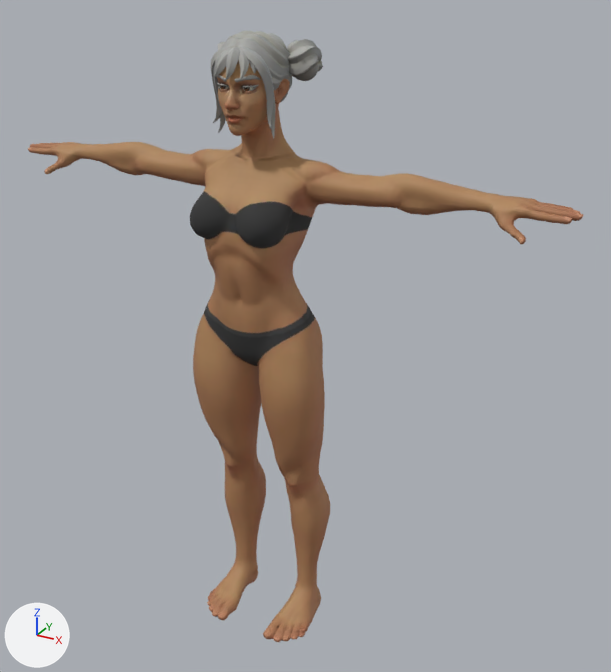
The glTF model public/models/athlete-female.glb: old version first, new version second.
Camera for both pictures: a camera (50 mm lens) standing at (1.177, -1.855, 1.929) and looking at (0.101, 0.1, 0.951). The lights are fixed; the arrows at lower left show +X, +Y and +Z. The picture after the commit comes second. Vertices at exactly the same position are counted once.

Names of what the first picture shows: 'Eyebrows', 'Hair_Buns', 'Superhero_Female' and 1 more.
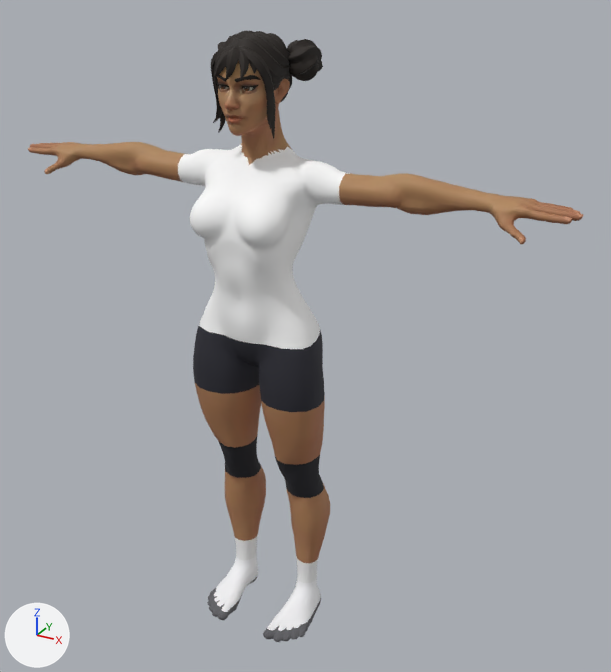
Pixel boxes (x1, y1, x2, y2) of what changed, in the pictures (611 x 672 px):
'Superhero_Female', recoloured: (172, 61, 352, 642) in both
'Hair_Buns', recoloured (grey to black): (210, 31, 323, 139) in both
'Eyebrows', recoloured (darker): (217, 75, 261, 91) in both
part 2 of me_superhero_female, reshaped: before (216, 549, 321, 634); after (211, 529, 321, 635)
part 3 of me_superhero_female, reshaped: before (196, 320, 320, 471); after (193, 320, 326, 504)
part 4 of me_superhero_female, added: after (335, 172, 356, 205)
part 5 of me_superhero_female, added: after (173, 153, 191, 183)
part 6 of me_superhero_female, recoloured (brown to white): (181, 144, 342, 345) in both
part 7 of me_superhero_female, recoloured (brown to white): (215, 557, 321, 629) in both
part 8 of me_superhero_female, recoloured (brown to black): (218, 441, 321, 497) in both
part 9 of me_superhero_female, recoloured (brown to dark grey): (193, 335, 325, 401) in both
part 10 of me_superhero_female, recoloured: (207, 582, 312, 642) in both
part 11 of me_superhero_female, recoloured: (236, 544, 317, 581) in both

Patch to the scene script:
```diff
--- a/public/models/athlete-female.glb.py
+++ b/public/models/athlete-female.glb.py
@@ mat_mi_hair_2 @@
 n2 = _N.new('ShaderNodeMix'); n2.name = 'Mix'
 n2.inputs[0].default_value = 1.0  # 'Factor'
-n3 = _N.new('ShaderNodeVertexColor'); n3.name = 'Color Attribute'
+n2.inputs[7].default_value = (0.035, 0.02, 0.012, 1.0)  # 'B', brown #35271d
 n4 = _N.new('ShaderNodeTexImage'); n4.name = 'Image Texture'
@@ mat_mi_hair_2 @@
 _L.new(n2.outputs[2], n0.inputs[0])  # 'Result' to 'Base Color'
-_L.new(n3.outputs[0], n2.inputs[7])  # 'Color' to 'B'
 _L.new(n4.outputs[0], n2.inputs[6])  # 'Color' to 'A'
@@ mat_mi_superhero_female @@
 n1 = _N.new('ShaderNodeOutputMaterial'); n1.name = 'Material Output'
-n2 = _N.new('ShaderNodeMix'); n2.name = 'Mix'
-n2.data_type = 'RGBA'
-n2.blend_type = 'MULTIPLY'
-n2.inputs[0].default_value = 1.0  # 'Factor'
-n3 = _N.new('ShaderNodeVertexColor'); n3.name = 'Color Attribute'
 n4 = _N.new('ShaderNodeTexImage'); n4.name = 'Image Texture'
@@ mat_mi_superhero_female @@
 n0 = _N.new('ShaderNodeBsdfPrincipled'); n0.name = 'Principled BSDF'
 _L.new(n0.outputs[0], n1.inputs[0])  # 'BSDF' to 'Surface'
-_L.new(n2.outputs[2], n0.inputs[0])  # 'Result' to 'Base Color'
-_L.new(n3.outputs[0], n2.inputs[7])  # 'Color' to 'B'
-_L.new(n4.outputs[0], n2.inputs[6])  # 'Color' to 'A'
 _L.new(n5.outputs[0], n0.inputs[1])  # 'Value' to 'Metallic'
@@ mat_mi_superhero_female @@
 _L.new(n9.outputs[0], n8.inputs[1])  # 'Color' to 'Color'
+_L.new(n4.outputs[0], n0.inputs[0])  # 'Color' to 'Base Color'
@@ mat_mi_hair_2_001 @@
 n1 = _N.new('ShaderNodeOutputMaterial'); n1.name = 'Material Output'
+n5 = _N.new('ShaderNodeMix'); n5.name = 'Mix'
+n5.data_type = 'RGBA'
+n5.blend_type = 'MULTIPLY'
+n5.inputs[0].default_value = 1.0  # 'Factor'
+n5.inputs[7].default_value = (0.035, 0.02, 0.012, 1.0)  # 'B', brown #35271d
 n2 = _N.new('ShaderNodeTexImage'); n2.name = 'Image Texture'
@@ mat_mi_hair_2_001 @@
 n0 = _N.new('ShaderNodeBsdfPrincipled'); n0.name = 'Principled BSDF'
 _L.new(n0.outputs[0], n1.inputs[0])  # 'BSDF' to 'Surface'
-_L.new(n2.outputs[0], n0.inputs[0])  # 'Color' to 'Base Color'
 _L.new(n3.outputs[0], n0.inputs[5])  # 'Normal' to 'Normal'
 _L.new(n4.outputs[0], n3.inputs[1])  # 'Color' to 'Color'
+_L.new(n5.outputs[2], n0.inputs[0])  # 'Result' to 'Base Color'
+_L.new(n2.outputs[0], n5.inputs[6])  # 'Color' to 'A'
@@ mat_kneepad @@
+mat_kneepad = principled_material('KneePad')
+mat_kneepad.base_color = (0.015, 0.015, 0.02)  # black #212127
+mat_kneepad.roughness = 0.9
@@ mat_sock @@
+mat_sock = principled_material('Sock')
+mat_sock.base_color = (0.85, 0.85, 0.85)  # white #ededed
+mat_sock.roughness = 0.9
@@ mat_shoe @@
+mat_shoe = principled_material('Shoe')
+mat_shoe.base_color = (0.9, 0.9, 0.92)  # white #f3f3f6
+mat_shoe.roughness = 0.6
@@ mat_jersey @@
+mat_jersey = principled_material('Jersey')
+mat_jersey.base_color = (1.0, 1.0, 1.0)  # white #ffffff
+mat_jersey.roughness = 0.75
@@ mat_shorts @@
+mat_shorts = principled_material('Shorts')
+mat_shorts.base_color = (0.02, 0.02, 0.03)  # dark grey #272730
+mat_shorts.roughness = 0.8
@@ mat_sole @@
+mat_sole = principled_material('Sole')
+mat_sole.base_color = (0.12, 0.12, 0.13)  # dark grey #616165
+mat_sole.roughness = 0.9
@@ me_eyebrows @@
 me_eyebrows.from_pydata(...)  # 748 vertices, 1480 faces; spans x -0.063..0.063, y -0.0916..-0.0513, z 1.6493..1.6869
+# me_eyebrows part 1: vertex colours changed
 me_eyebrows.materials.append(mat_mi_hair_2)
@@ me_superhero_female @@
-me_superhero_female.from_pydata(...)  # 6408 vertices, 12812 faces; spans x -0.83..0.83, y -0.14..0.16, z -0.01..1.77
+me_superhero_female.from_pydata(...)  # 7094 vertices, 14184 faces; spans x -0.83..0.83, y -0.14..0.16, z -0.01..1.77
+# me_superhero_female part 2: 26 vertices moved within x -0.14..0.14, y -0.1..0.13, z 0.02..0.11; 314 vertices added at x -0.17..0.17, y -0.11..0.13, z 0.02..0.19
+# me_superhero_female part 3: 14 vertices moved within x -0.18..0.18, y -0.04..0.16, z 0.59..0.98; 304 vertices added at x -0.2..0.2, y -0.08..0.16, z 0.45..0.98
+# me_superhero_female part 4: 34 vertices added at x 0.25, y 0.01..0.1, z 1.36..1.45
+# me_superhero_female part 5: 34 vertices added at x -0.25, y 0.01..0.1, z 1.36..1.45
+# me_superhero_female part 6: 2052 faces spanning x -0.24..0.24, y -0.14..0.16, z 0.98..1.5 switch from mat_mi_superhero_female to mat_jersey (white #ffffff)
+# me_superhero_female part 7: 413 faces spanning x -0.17..0.17, y -0.11..0.13, z 0.02..0.11 switch from mat_mi_superhero_female to mat_shoe (white #f3f3f6)
+# me_superhero_female part 8: 280 faces spanning x -0.17..0.17, y -0.03..0.13, z 0.46..0.59 switch from mat_mi_superhero_female to mat_kneepad (black #212127)
+# me_superhero_female part 9: 424 faces spanning x -0.21..0.21, y -0.09..0.16, z 0.81..0.97 switch from mat_mi_superhero_female to mat_shorts (dark grey #272730)
+# me_superhero_female part 10: 742 faces spanning x -0.18..0.18, y -0.13..0.13, z -0.01..0.02 switch from mat_mi_superhero_female to mat_sole (dark grey #616165)
+# me_superhero_female part 11: 46 faces spanning x -0.15..0.15, y 0.05..0.13, z 0.12..0.16 switch from mat_mi_superhero_female to mat_sock (white #ededed)
```
